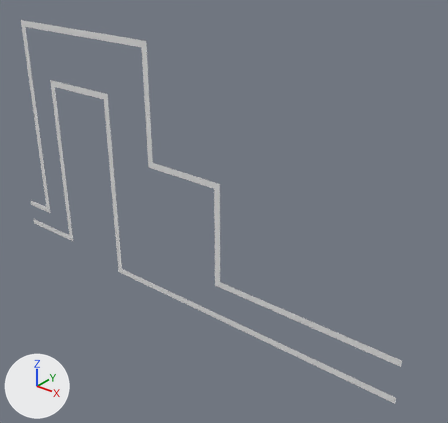
What one commit did to the OBJ model Assets/Tiled2Unity/Meshes/Maps.obj.
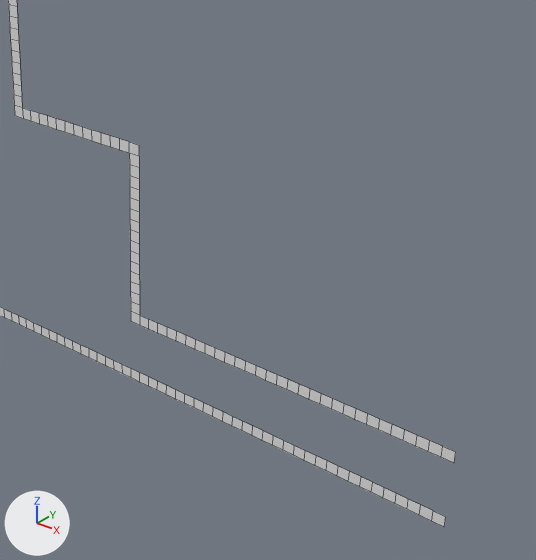
There are two pictures of each version: one whole from a 50 mm lens placed at (4.5, -13.16, -7.63), pointed at (-6.61, 0.72, -16.24), one close up on the part from 31% to 100% of the width and 24% to 100% of the height. Every picture has the same lights, and +X, +Y and +Z are marked at lower left. The close-ups show mesh edges as thin lines. Where no turn or scale is listed for an object, it has been applied to the vertices.

Script lines for the objects in view, before the commit:
```python
me_maps = bpy.data.meshes.new('Maps')
me_maps.from_pydata(...)  # 564 vertices, 280 faces; spans x -16.2..0.0, y 0.0, z -19.8..-11.1
ob_maps = bpy.data.objects.new('Maps', me_maps)
ob_maps.location = (0.0, 0.0, 0.0)
```
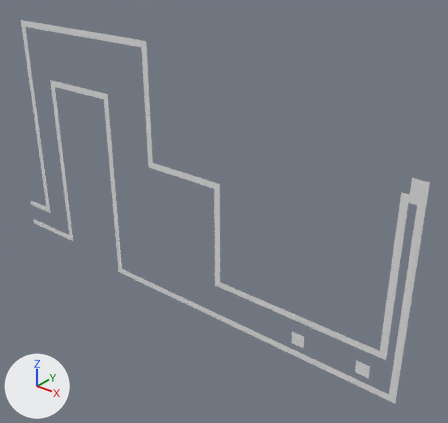
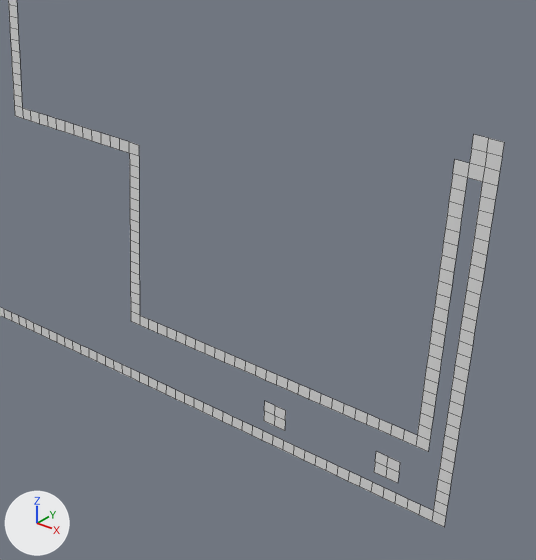
Edits to the bpy script that builds the scene:
```text
Change me_maps:
    used by ob_maps; location = (0.0, 0.0, 0.0)
    remove me_maps.from_pydata(...)  # 564 vertices, 280 faces; spans x -16.2..0.0, y 0.0, z -19.8..-11.1
    add me_maps.from_pydata(...)  # 684 vertices, 341 faces; spans x -16.2..0.0, y 0.0, z -19.8..-11.1
    me_maps part 1
    1 face is deleted
    120 vertices are added at x -3.4..0.0, y 0.0, z -19.4..-13.2
    62 new faces join them
```

What differs and where, as boxes (x1, y1, x2, y2) in the close-ups (536 x 560 px):
'Maps', reshaped: before (0, 0, 456, 527); after (0, 0, 504, 527)
part 1 of me_maps, built on: before (428, 441, 443, 457); after (264, 134, 504, 517)
